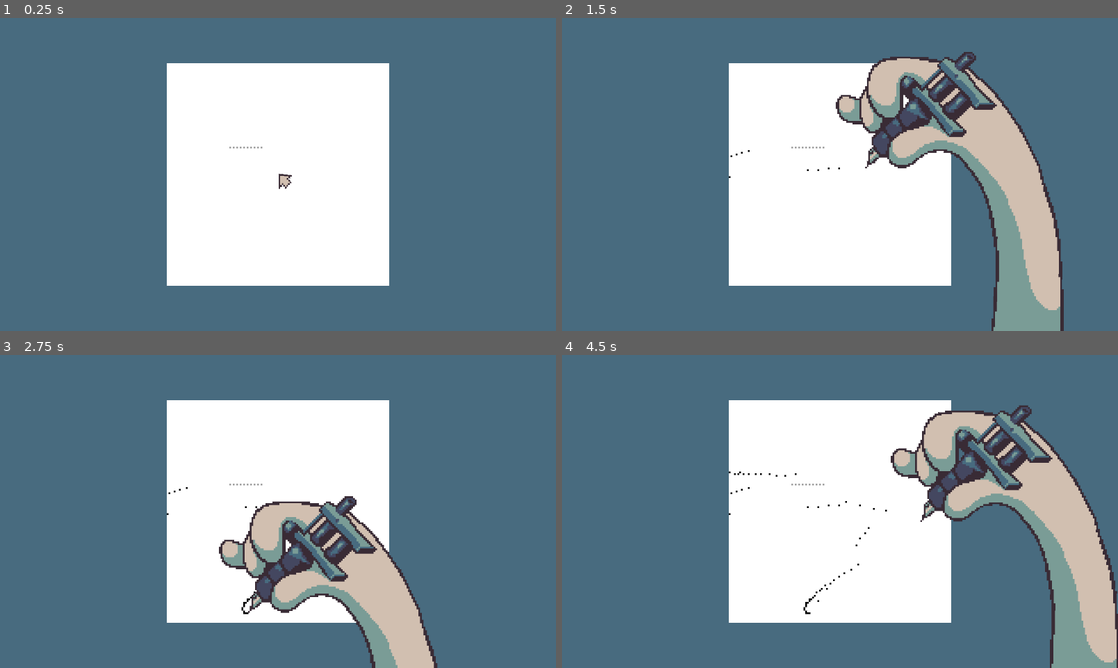
Above: before the commit, frames 1-4 (two rows, left to right).
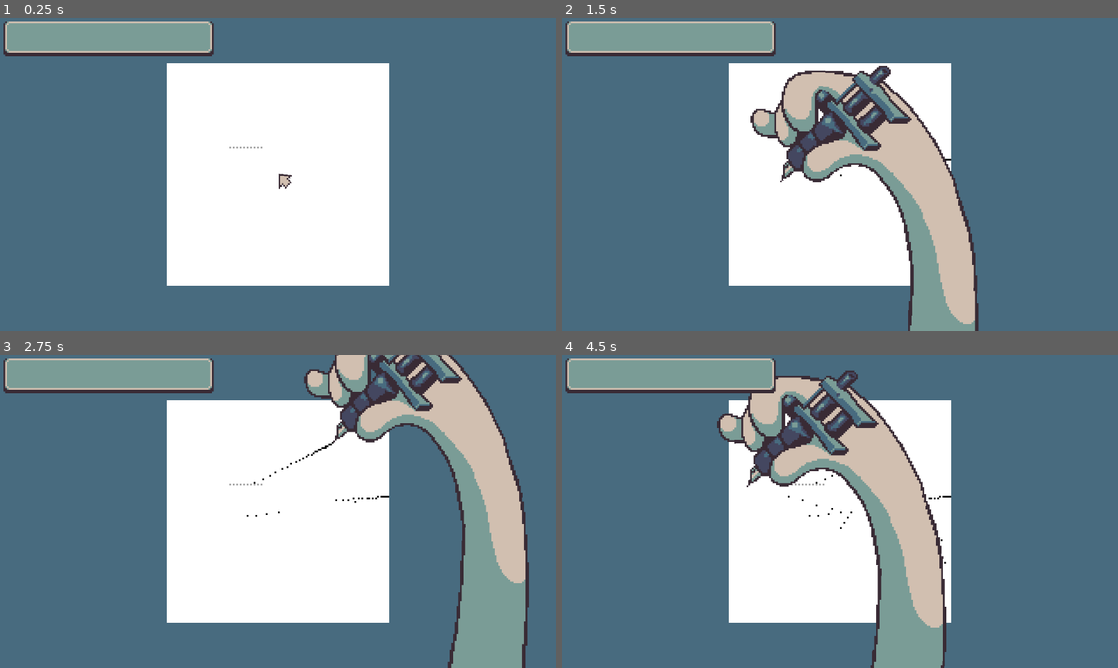
Above: after the commit, the same moments.

Repository: void22790/drunkink_ld58
Game: Godot game, scene res://scenes/root/main.tscn
Two runs of this game, one before a commit and one after it. Both use one fixed random seed, a clock stepped at 60 frames per second and the inputs below.
Inputs (mouse positions are in pixels of both pictures, inside the frame that each line leads up to):
- Up to frame 1 (0.25 s): no input
- Up to frame 2 (1.5 s): move the mouse to (962, 158) at 0.52 s; press the mouse at (962, 158) at 0.53 s; right-click (962, 158) at 0.6 s; move the mouse to (728, 190) at 1.27 s; release the mouse at (728, 190) at 1.28 s; click (728, 190) at 1.35 s
- Up to frame 3 (2.75 s): right-click (166, 527) at 1.55 s; move the mouse to (333, 442) at 2.02 s; press the mouse at (333, 442) at 2.03 s; right-click (333, 442) at 2.1 s
- Up to frame 4 (4.5 s): move the mouse to (812, 574) at 2.77 s; release the mouse at (812, 574) at 2.78 s; click (812, 574) at 2.85 s; right-click (812, 574) at 3.05 s; move the mouse to (1006, 558) at 3.52 s; press the mouse at (1006, 558) at 3.53 s; right-click (1006, 558) at 3.6 s; move the mouse to (673, 464) at 4.27 s; release the mouse at (673, 464) at 4.28 s; click (673, 464) at 4.35 s

The runs differ from the first frame. In frame 1, 4.2% of the frame differs, in the area x 0-39%, y 1-13%; in frame 2, 30%; in frame 3, 31%; in frame 4, 34%, in the area x 0-100%, y 1-100%.

Commit message:
Minor tweaks

Diff:
--- a/scenes/root/main.tscn
+++ b/scenes/root/main.tscn
@@ -7,6 +7,7 @@
 [ext_resource type="Script" uid="uid://qhich4gh7uli" path="res://scripts/root/drawing_hand.gd" id="4_t8wu2"]
 [ext_resource type="Texture2D" uid="uid://3t1dcl8hm2sm" path="res://graphics/func/hand_drawing.png" id="5_d8tfi"]
 [ext_resource type="Script" uid="uid://cbqpqilsv7kmc" path="res://scripts/root/mouse_cursor.gd" id="7_5gd1g"]
+[ext_resource type="Texture2D" uid="uid://cxikfnmfjy5ga" path="res://graphics/func/gui_frame.png" id="7_aqeut"]
 [ext_resource type="Texture2D" uid="uid://b1yhh8k4yt7lu" path="res://graphics/func/cursor_normal.png" id="8_aqeut"]
 
 [sub_resource type="ShaderMaterial" id="ShaderMaterial_t8wu2"]
@@ -29,6 +30,8 @@
 
 [node name="Drawing Canvas" type="Node2D" parent="."]
 script = ExtResource("2_cgoxl")
+cursor_reversed = false
+cursor_random = false
 
 [node name="Stencil Layer" type="TileMapLayer" parent="Drawing Canvas"]
 tile_set = ExtResource("3_qo04j")
@@ -49,14 +52,6 @@
 texture = ExtResource("5_d8tfi")
 offset = Vector2(48, 56)
 
-[node name="Mouse Cursor" type="Node2D" parent="."]
-script = ExtResource("7_5gd1g")
-
-[node name="Sprite2D" type="Sprite2D" parent="Mouse Cursor"]
-material = SubResource("ShaderMaterial_gsrg7")
-texture = ExtResource("8_aqeut")
-offset = Vector2(4, 4)
-
 [node name="Debug Menu" type="Control" parent="."]
 visible = false
 layout_mode = 3
@@ -73,4 +68,33 @@
 scale = Vector2(0.3, 0.3)
 text = "Check match"
 
+[node name="Interface" type="CanvasLayer" parent="."]
+
+[node name="GUI Control" type="Control" parent="Interface"]
+layout_mode = 3
+anchors_preset = 0
+offset_right = 320.0
+offset_bottom = 180.0
+
+[node name="NinePatchRect" type="NinePatchRect" parent="Interface/GUI Control"]
+layout_mode = 0
+offset_left = 2.0
+offset_top = 2.0
+offset_right = 123.0
+offset_bottom = 22.0
+texture = ExtResource("7_aqeut")
+region_rect = Rect2(0, 0, 12, 12)
+patch_margin_left = 4
+patch_margin_top = 3
+patch_margin_right = 4
+patch_margin_bottom = 5
+
+[node name="Mouse Cursor" type="Node2D" parent="Interface"]
+script = ExtResource("7_5gd1g")
+
+[node name="Sprite2D" type="Sprite2D" parent="Interface/Mouse Cursor"]
+material = SubResource("ShaderMaterial_gsrg7")
+texture = ExtResource("8_aqeut")
+offset = Vector2(4, 4)
+
 [connection signal="pressed" from="Debug Menu/MatchButton" to="." method="_on_match_button_pressed"]
--- a/scripts/root/drawing_canvas.gd
+++ b/scripts/root/drawing_canvas.gd
@@ -12,7 +12,9 @@
 
 var tt_path = "res://graphics/tattoo/tt_test.png"
 var stencil_data: Array[Color]
-var stencil_ink
+var stencil_ink: int
+
+var ink_amount: int = 10
 
 var cursor_raw_pos: Vector2
 var cursor_pos: Vector2i
@@ -42,10 +44,10 @@
 
 	if Main.game_state == Main.GameState.DRAWING:
 		#_draw_cursor(cursor_pos)
-
 		if Input.is_action_pressed("select"):
-			if canvas_rect.has_point(cursor_pos):
+			if canvas_rect.has_point(cursor_pos) and ink_amount > 0:
 				drawing_layer.set_cell(cursor_pos, 0, Vector2i(1,0))
+				ink_amount -= 1
 
 func _get_stencil_data() -> void:
 	var texture: Texture2D = load(tt_path)
@@ -58,6 +60,7 @@
 			if color == Color.BLACK:
 				ink += 1
 	stencil_ink = ink
+	ink_amount = (10 * ink) + (ink * 10 * Main.difficulty)
 
 func _draw_stencil() -> void:
 	if stencil_data.is_empty():
--- a/scripts/root/drawing_hand.gd
+++ b/scripts/root/drawing_hand.gd
@@ -14,12 +14,9 @@
 	if Main.game_state == Main.GameState.IDLE:
 		sprite_2d.position = lerp(sprite_2d.position, init_pos, 0.05)
 	elif Main.game_state == Main.GameState.DRAWING:
-
 		var target = drawing_canvas.cursor_layer.map_to_local(drawing_canvas.cursor_pos)
-
 		if !ready_up:
 			sprite_2d.position = lerp(sprite_2d.position, target, 0.2)
-
 			if sprite_2d.position.distance_to(target) < distance:
 				sprite_2d.position = target
 				ready_up = true
--- a/scripts/root/main.gd
+++ b/scripts/root/main.gd
@@ -4,15 +4,17 @@
 
 @onready var drawing_canvas: Node2D = $"Drawing Canvas"
 @onready var drawing_hand: Node2D = $"Drawing Hand"
-@onready var mouse_cursor: Node2D = $"Mouse Cursor"
+@onready var mouse_cursor: Node2D = $"Interface/Mouse Cursor"
 
 var canvas_position: Vector2i
 var canvas_size: Vector2i
 var stencil_ink: int
 
+enum GameDifficulty {EASY = 2, MEDIUM = 1, HARD = 0}
 enum GameState {IDLE, DRAWING}
 
 static var game_state = GameState.IDLE
+static var difficulty = GameDifficulty.EASY
 
 func _ready() -> void:
 	Input.set_mouse_mode(Input.MOUSE_MODE_HIDDEN)
Binary file added: graphics/func/gui_frame.png
Not shown, added: graphics/func/gui_frame.png.import
Not shown: 1 places in scenes/root/main.tscn that only renumber resources
